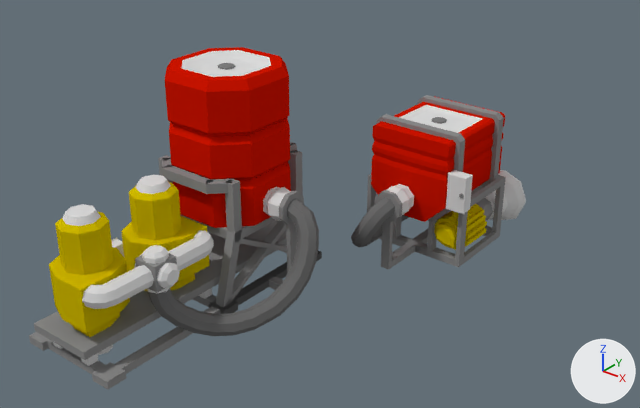
Before and after pictures for a commit that changed the Blender file crops/farm/bricks/tanksnstuff.blend.
Camera for both pictures: a 50 mm camera at (22.7, -32.9, 23.4) aimed at (-2.2, -1.8, 4.1). The axes (+X, +Y, +Z) are drawn at lower right. The lights are the same throughout. Objects named as collision shapes, trigger or cutter boxes, shadow casters or lower levels of detail are left out.

The older version as bpy lines, for what is in view:
```python
ob_largewatertank = bpy.data.objects.new('largeWaterTank', me_cube_011)
ob_largewatertank.location = (-6.0, -4.0, 1.4)
ob_largewatertank_001 = bpy.data.objects.new('largeWaterTank.001', me_cube_005)
ob_largewatertank_001.location = (-6.0, -4.0, 1.4)
ob_medtankpump = bpy.data.objects.new('medTankPump', me_cylinder_000)
ob_medtankpump.location = (0.0, 8.94, 4.67)
ob_medtankpump.rotation_euler = (1.571, 1.571, 0.0)  # degrees (90, 90, 0)
ob_medwatertank = bpy.data.objects.new('medWaterTank', me_cube_003)
ob_medwatertank.location = (0.0, 7.0, 3.8)
```
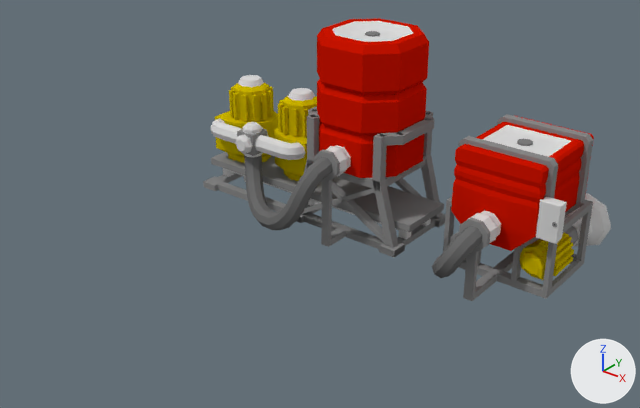
Where the newer file only moved an object's origin or applied its transform, the numbers keep the older frame.

What the commit changed:
me_cylinder_000 has 789 vertices, 638 faces, 1 loose edge and spans x -0.84..4.67, y -3.0..3.6, z -2.67..9.38.
me_cylinder_000 is used by ob_medtankpump; location (0.0, 8.94, 4.67); rotation (1.571, 1.571, 0.0), in degrees (90, 90, 0).
me_cylinder_000 part 1: the whole mesh is moved by (0.0, 5.0, 0.0).
me_cube_011 has 453 vertices, 351 faces and spans x -2.75..2.95, y -3.75..3.75, z -1.4..9.8.
me_cube_011 is used by ob_largewatertank; location (-6.0, -4.0, 1.4).
me_cube_011 part 2: the whole mesh is turned -90 degrees about the z axis through its middle, then moved by (-0.1, 0.0, -4.2).
me_cube_003 has 418 vertices, 352 faces and spans x -3.0..3.0, y -4.93..1.94, z -3.8..3.41.
me_cube_003 is used by ob_medwatertank; location (0.0, 7.0, 3.8).
me_cube_003 part 3: the whole mesh is moved by (0.0, 1.5, 0.19).
Mesh me_cube_005_1 is new.
It has 1040 vertices, 798 faces, 8 loose edges and spans x -7.5..7.5, y -4.33..4.33, z -3.4..3.4.
Faces by material slot: [216, 128, 299, 150, 5].
It uses material mat_blank_003 (yellow #ceb800).
It uses material mat_blank_csub (dark grey #6c6c6c).
It uses material mat_gray (light grey #dadada).
It uses material mat_gray25 (grey #898989).
It uses material mat_trueblack (black #000000).
Object 'largeWaterTank.001' (ob_largewatertank_001) is deleted.
Object 'largeWaterTank' (ob_largewatertank) moves from (-6.0, -4.0, 1.4) to (-4.0, 4.9, 5.6).
Object 'medWaterTank' (ob_medwatertank) moves from (0.0, 7.0, 3.8) to (5.0, 5.5, 3.61).
Object 'largeTankPump' (ob_largetankpump) is new; it shows me_cube_005_1.
Its location is (-7.5, 3.42, 3.4).
It gains a EDGE_SPLIT modifier named 'EdgeSplit'.
Modifier setting: use_edge_angle = False.

Pixel boxes [x1, y1, x2, y2] of what changed, in the pictures (640 x 408 px):
'largeWaterTank', mesh turned, moved
    before: [158, 47, 322, 314]
    after: [297, 18, 445, 257]
'largeWaterTank.001', deleted
    before: [29, 175, 319, 390]
    faces in mat_blank_003 (yellow #ceb800): [49, 182, 210, 337]
    faces in mat_gray25 (grey #898989): [29, 190, 304, 390]
    faces in mat_blank_csub (dark grey #6c6c6c): [148, 198, 319, 336]
    faces in mat_gray (light grey #dadada): [53, 175, 291, 366]
'medWaterTank', moved
    before: [367, 95, 506, 267]
    after: [443, 114, 594, 299]
'largeTankPump', added
    after: [203, 75, 446, 257]
    faces in mat_gray25 (grey #898989): [203, 129, 446, 257]
    faces in mat_blank_003 (yellow #ceb800): [215, 83, 317, 181]
    faces in mat_gray (light grey #dadada): [211, 75, 431, 239]
    faces in mat_blank_csub (dark grey #6c6c6c): [244, 155, 333, 230]
'medTankPump', mesh moved
    before: [351, 170, 526, 270]
    after: [432, 194, 611, 301]
